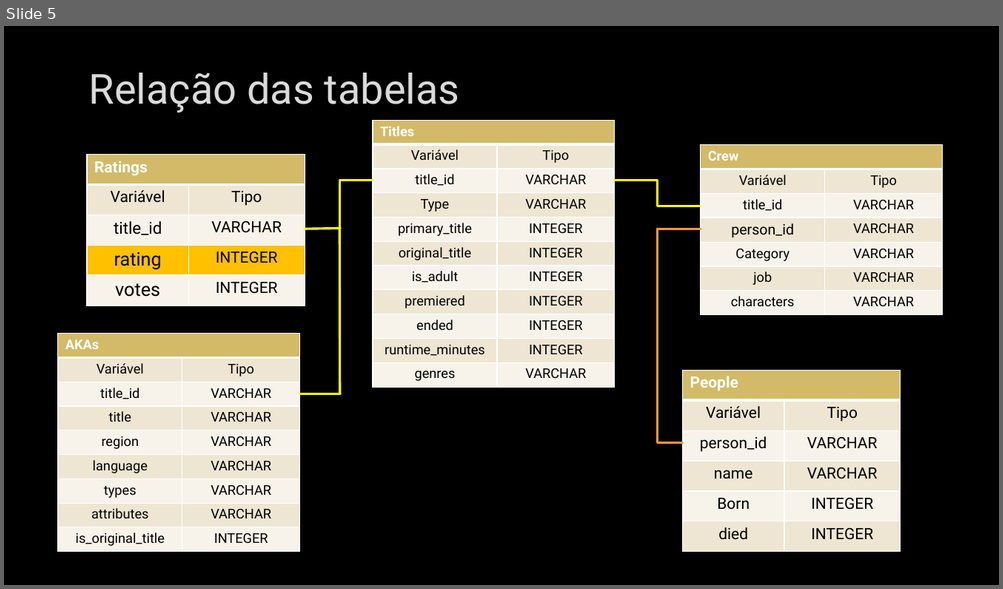
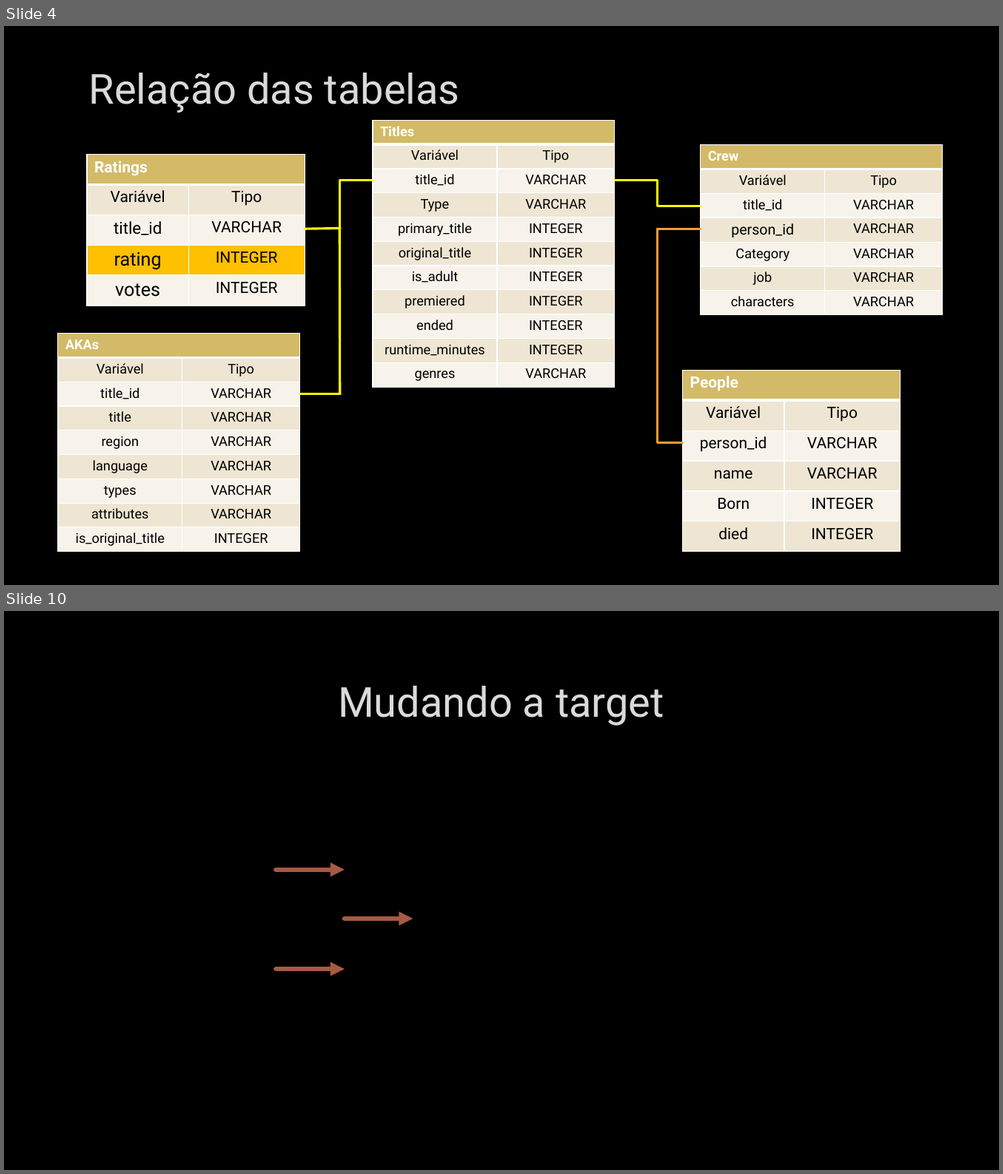
Before and after one commit to ProencaC/imdb, a slide deck: Docs/Apresentação.pptx. Shown one above the other, each under a label of ours: slide 5 before the commit, slides 4 and 10 after it; the slides between them are not shown. The pictures are 1003x589 and 1003x1174 pixels, drawn with LibreOffice and Linux fonts; fonts in the diff are those of the drawing; grey boxes stand for pictures; background and template pictures are left out. Boxes give left, top, right and bottom in pixels: in the first picture for what was removed or moved away, otherwise in the second. Text is boxed around its words. In the diff, an @@ line names an element or a change of style, - is before the commit and + after.

```diff
--- a/Docs/Apresentação.pptx
+++ b/Docs/Apresentação.pptx
@@ slide 10 added at (x1=4, y1=611, x2=999, y2=1170), background picture (left out) @@
@@ title added at (x1=338, y1=686, x2=664, y2=726), 40 pt, text #DADADA @@
+Mudando a target
@@ arrow added from (276, 870) to (344, 870), #A55A43 4.5 pt @@
@@ arrow added from (344, 919) to (413, 919), #A55A43 4.5 pt @@
@@ arrow added from (276, 969) to (344, 969), #A55A43 4.5 pt @@
@@ what was slide 5 is now slide 4 @@
```
Also in this commit, not shown: 5 slides changed, 7 other slides added, 4 slides removed.
